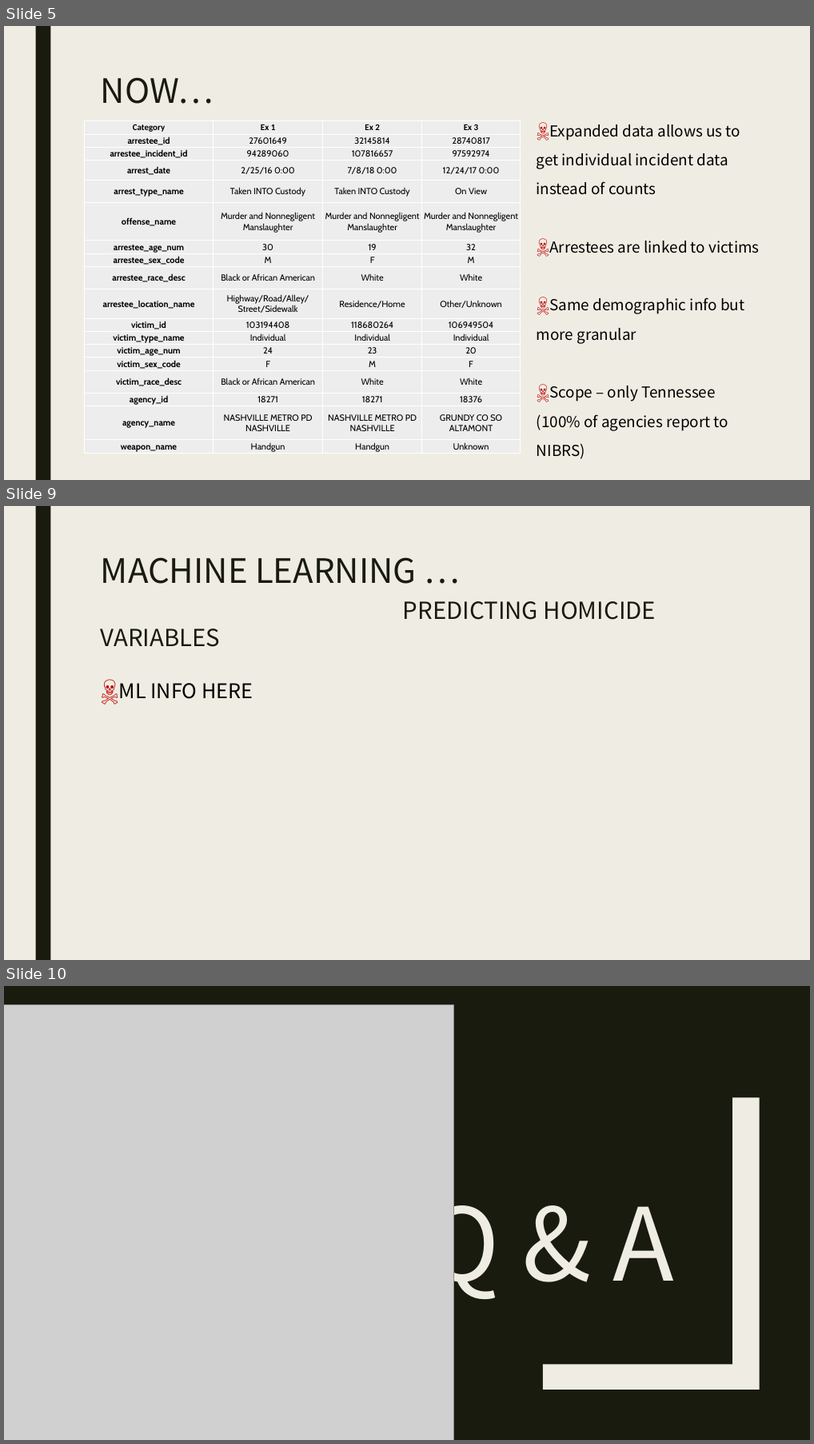
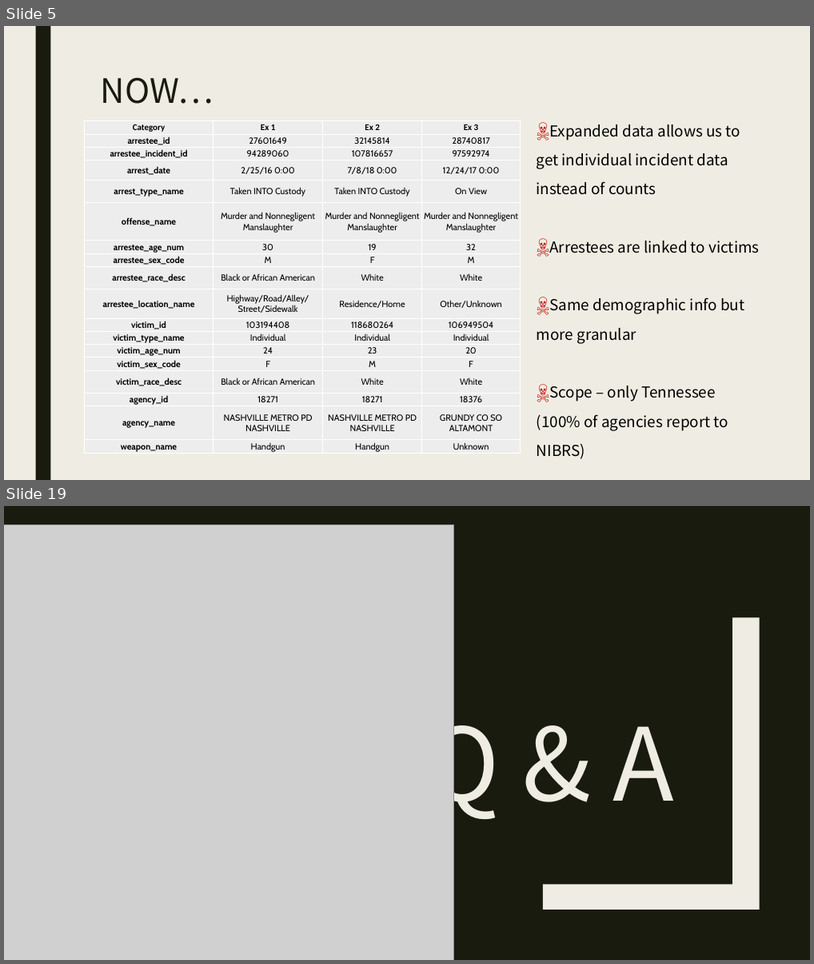
Before and after one commit to karenemcgee/HomicideMachineLearning, a slide deck: Homicide_Machine_Learning.pptx. Shown one above the other, each under a label of ours: slides 5, 9 and 10 before the commit, slides 5 and 19 after it; the slides between them are not shown. The pictures are 814x1444 and 814x964 pixels, drawn with LibreOffice and Linux fonts; fonts in the diff are those of the drawing; grey boxes stand for pictures. Boxes give left, top, right and bottom in pixels: in the first picture for what was removed or moved away, otherwise in the second. Text is boxed around its words. In the diff, an @@ line names an element or a change of style, - is before the commit and + after.

```diff
--- a/Homicide_Machine_Learning.pptx
+++ b/Homicide_Machine_Learning.pptx
@@ slide 9 removed at [4, 506, 810, 960], background #EFEDE3; not listed: 1 template element that a slide beside it also shows @@
@@ title removed at [101, 557, 657, 620] @@
-MACHINE LEARNING …
-PREDICTING HOMICIDE VARIABLES
@@ text removed at [119, 683, 253, 699] @@
-☠ ML INFO HERE
@@ what was slide 10 is now slide 19 @@
```
Also in this commit, not shown: 1 slide changed, 12 slides added, 2 other slides removed, 23 other files.
